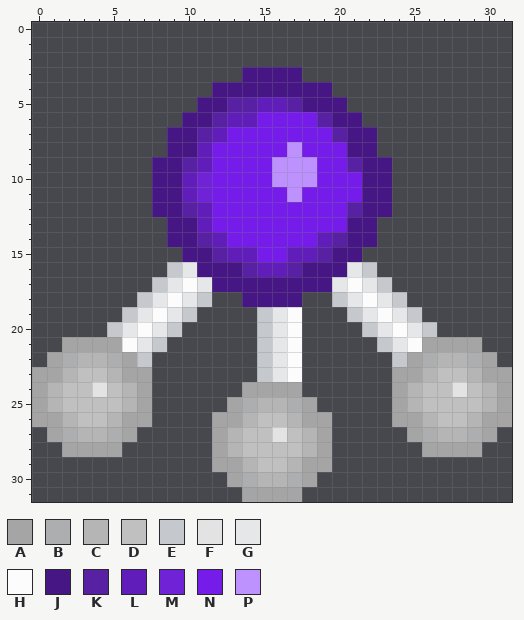
One commit to this pixel-art sprite: LoonyLab/Assets/Sprites/GFX/Objects/Compound/COMPOUND_NH3_missing_3H.png. Above, as it was before the edit.
The file is 32x32 pixels. Colours within 5 levels of each other are drawn and written as one.
Palette (. is transparent): A #a5a5a5  B #adaeaf  C #b5b5b5  D #c0c0c0  E #c5c8cd  F #e3e3e3  G #e6e7e9  H #fcfcfc  J #461685  K #5820a2  L #601db9  M #7022d7  N #751cea  P #bd92ff
After the commit:
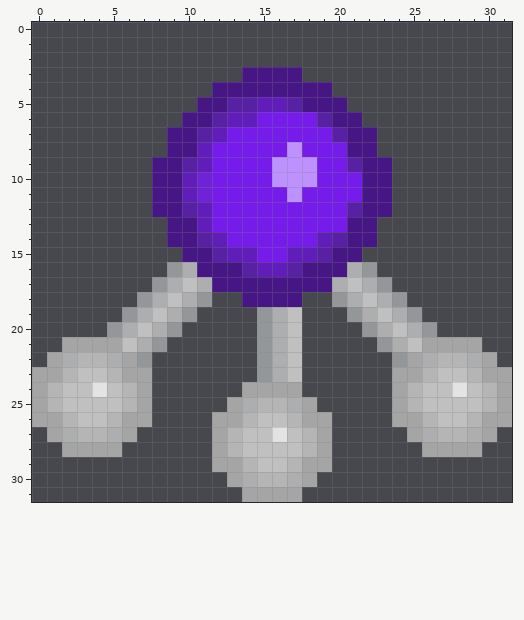
Change:
colour E: #c5c8cd -> #94979a
y 16: x 10 G -> B; x 21 G -> B
y 17: x 9..11 GHG -> BDB; x 20..22 GHG -> BDB
y 18: x 8..10 GHG -> BDB; x 21..23 GHG -> BDB
y 19: x 7..9 GHG -> BDB; x 16..17 GH -> BD; x 22..24 GHG -> BDB
y 20: x 6..8 GHG -> BDB; x 16..17 GH -> BD; x 23..25 GHG -> BDB
y 21: x 6..7 HG -> DB; x 16..17 GH -> BD; x 24..25 GH -> BD
y 22..23: x 16..17 GH -> BD
